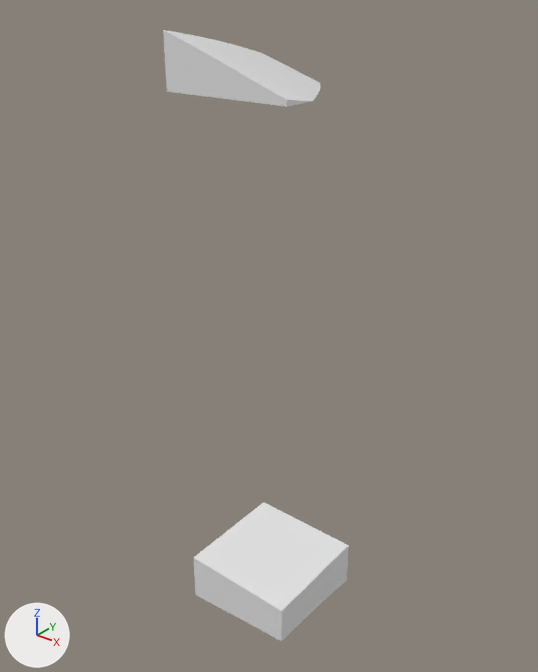
The glTF model assets/terrain/surface_pieces/surf_3_27.glb, before and after one commit.
Camera for both pictures: a 50 mm lens placed at (-76.25, -48.02, -26.5), pointed at (-92.89, -27.22, -39.4). Arrows for +X, +Y and +Z are at lower left; the lights stay in place. The first picture is the older version. Where no turn or scale is listed for an object, it has been applied to the vertices.

Script lines for the objects in view, before the commit:
```python
me_layer_0 = bpy.data.meshes.new('layer_0')
me_layer_0.from_pydata(...)  # 85 vertices, 166 faces; spans x -95.0..-90.0, y -30.0..-25.0, z -30.0..-28.11
me_layer_5 = bpy.data.meshes.new('layer_5')
me_layer_5.from_pydata(...)  # 84 vertices, 164 faces; spans x -95.0..-90.0, y -30.0..-25.0, z -52.58..-50.0
ob_layer_0 = bpy.data.objects.new('layer_0', me_layer_0)
ob_layer_0.location = (0.0, 0.0, 0.0)
ob_layer_5 = bpy.data.objects.new('layer_5', me_layer_5)
ob_layer_5.location = (0.0, 0.0, 0.0)
```
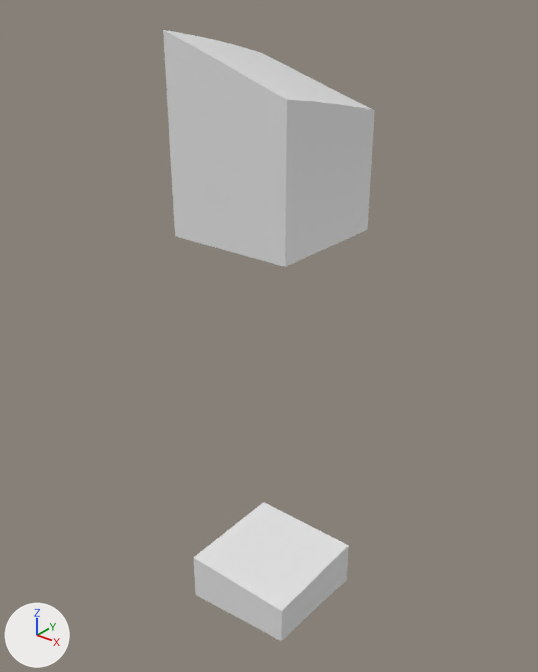
Changed parts and their boxes (x1, y1, x2, y2) in the pictures (538 x 672 px):
```json
{"object": "layer_1", "change": "added", "after": [167, 83, 375, 267]}
```

Edits to the scene script, one JSON object a line:
```json
{"op": "add", "block": "me_layer_1", "code": ["me_layer_1 = bpy.data.meshes.new('layer_1')", "me_layer_1.from_pydata(...)  # 41 vertices, 78 faces; spans x -95.0..-90.0, y -30.0..-25.0, z -35.0..-30.0"]}
{"op": "add", "block": "ob_layer_1", "code": ["ob_layer_1 = bpy.data.objects.new('layer_1', me_layer_1)", "ob_layer_1.location = (0.0, 0.0, 0.0)"]}
```
